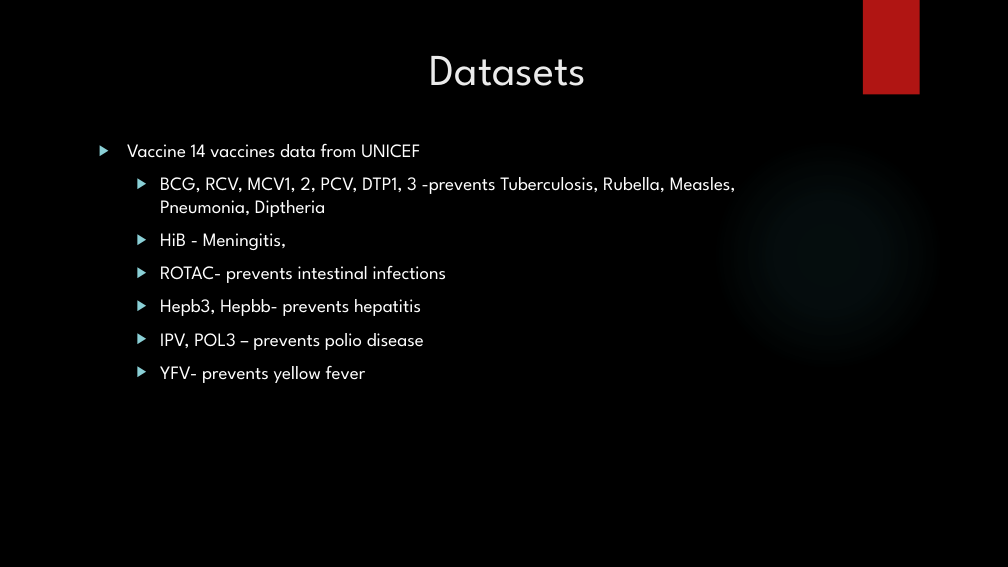
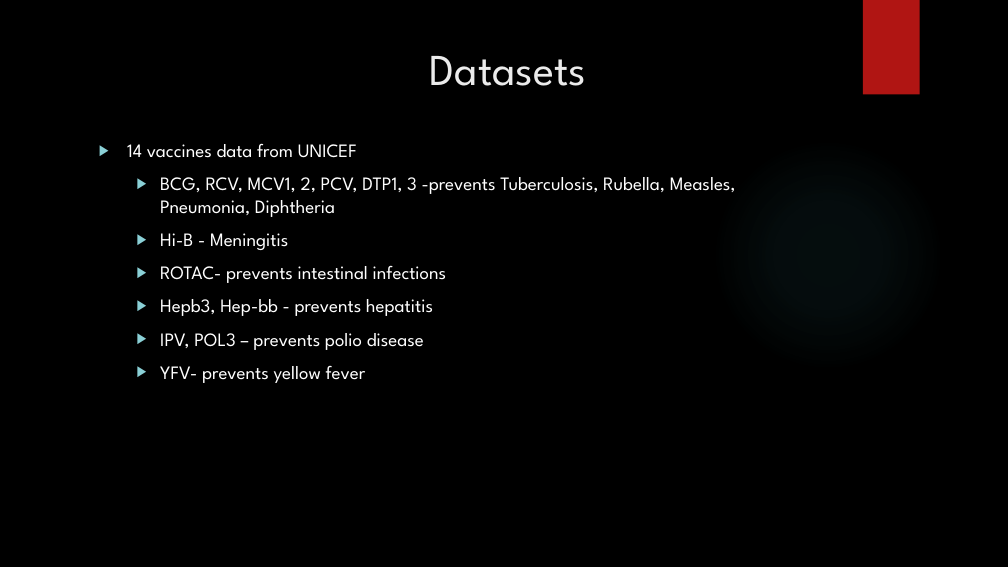
Before and after one commit to ShilpaMuralidhar/Global_Vaccination_Progress, a slide deck: slide 4 of Lisa/World Immunization Progress_2.pptx. Drawn at 1008x567 pixels with LibreOffice and Linux fonts; fonts in the diff are those of the drawing; background and template pictures are left out. Boxes give left, top, right and bottom in pixels: in the first picture for what was removed or moved away, otherwise in the second. Text is boxed around its words. In the diff, an @@ line names an element or a change of style, - is before the commit and + after.

Commit message:
update

```diff
--- a/Lisa/World Immunization Progress_2.pptx
+++ b/Lisa/World Immunization Progress_2.pptx
@@ text at [127,143,736,250]: text changed @@
-▶ Vaccine 14 vaccines data from UNICEF
-  ▶ BCG, RCV, MCV1, 2, PCV, DTP1, 3 -prevents Tuberculosis, Rubella, Measles, Pneumonia, Diptheria
-  ▶ HiB - Meningitis,
+▶ 14 vaccines data from UNICEF
+  ▶ BCG, RCV, MCV1, 2, PCV, DTP1, 3 -prevents Tuberculosis, Rubella, Measles, Pneumonia, Diphtheria
+  ▶ Hi-B - Meningitis
@@ text at [160,299,433,316]: text changed @@
-  ▶ Hepb3, Hepbb- prevents hepatitis
+  ▶ Hepb3, Hep-bb - prevents hepatitis
```
Also in this commit, not shown: 4 other slides changed, 2 slides added.
